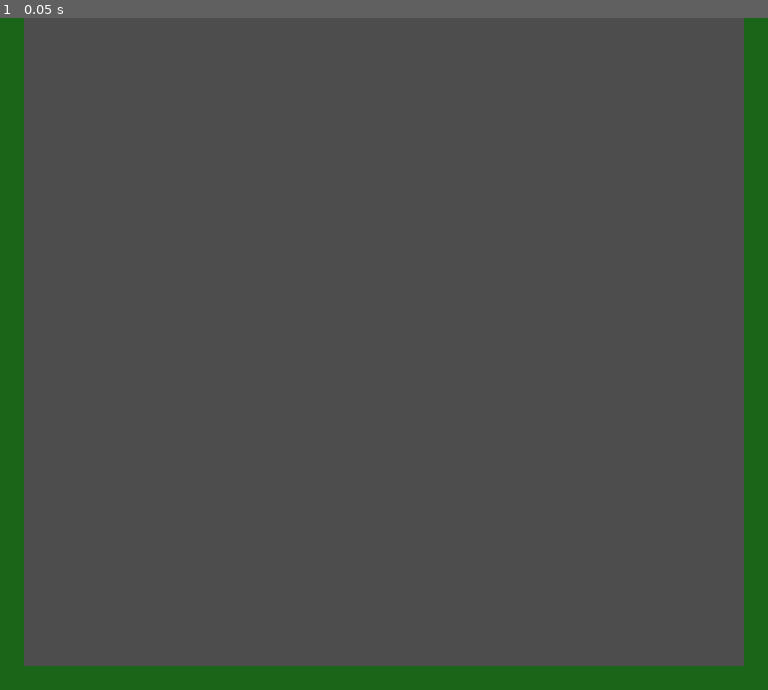
Above: before the commit, frame 1.
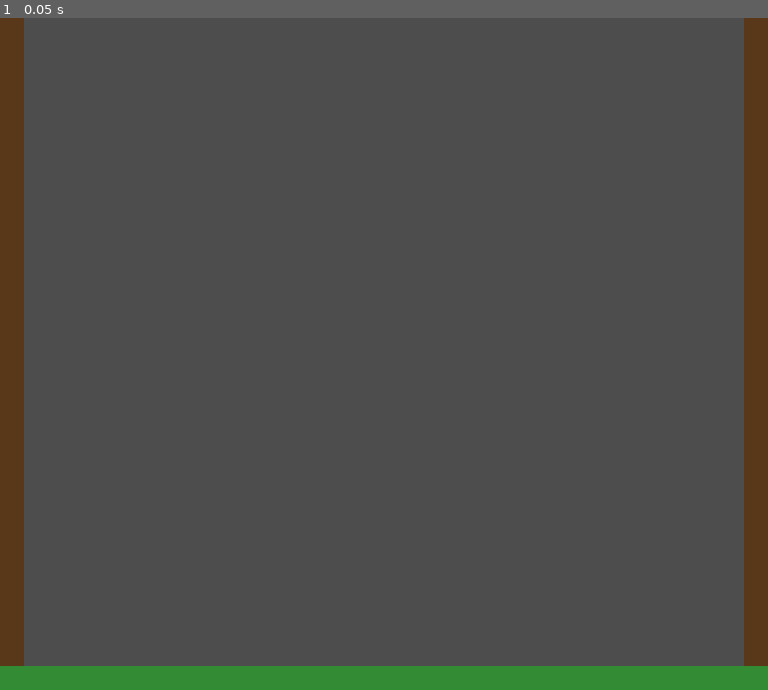
Above: after the commit, the same moment.

Repository: nocooldog/FC-Zelda-remake
Game: Godot game, scene res://scenes/main.tscn
Two runs of this game, one before a commit and one after it. Both use one fixed random seed, a clock stepped at 60 frames per second and the inputs below.
Inputs:
- Up to frame 1 (0.05 s): no input

The runs differ from the first frame. In frame 1, 9.6% of the frame differs, in the area x 0-100%, y 0-100%.
Error after the commit: Parse Error: Identifier "gravity_scale" not declared in the current scope. (res://scripts/player.gd:9)

Commit message:
fix: 玩家不可见 - Polygon2D替代Sprite2D+ColorRect，关闭重力
- player.tscn: Polygon2D 橙色方块替代 Sprite2D+ColorRect子节点
- player.gd: gravity_scale=0 俯视角无重力
- main.tscn: 墙壁棕色对比更明显

Diff:
--- a/src/scenes/main.tscn
+++ b/src/scenes/main.tscn
@@ -20,7 +20,7 @@
 offset_top = 0
 offset_right = 8
 offset_bottom = 224
-color = Color(0.1, 0.4, 0.1, 1)
+color = Color(0.35, 0.22, 0.1, 1)  # 棕色墙壁
 
 [node name="WallR" type="StaticBody2D" parent="."]
 
@@ -33,7 +33,7 @@
 offset_top = 0
 offset_right = 256
 offset_bottom = 224
-color = Color(0.1, 0.4, 0.1, 1)
+color = Color(0.35, 0.22, 0.1, 1)  # 棕色墙壁
 
 [node name="Floor" type="StaticBody2D" parent="."]
 
@@ -46,4 +46,4 @@
 offset_top = 216
 offset_right = 256
 offset_bottom = 224
-color = Color(0.1, 0.4, 0.1, 1)
+color = Color(0.2, 0.55, 0.2, 1)  # 深绿色地板
--- a/src/scenes/player.tscn
+++ b/src/scenes/player.tscn
@@ -12,7 +12,6 @@
 [node name="CollisionShape2D" type="CollisionShape2D" parent="."]
 shape = SubResource("Shape2D_1")
 
-[node name="Sprite2D" type="Sprite2D" parent="."]
-scale = Vector2(12, 12)
-region_enabled = true
-region_rect = Rect2(80, 0, 16, 16)
+[node name="Polygon2D" type="Polygon2D" parent="."]
+color = Color(0.9, 0.45, 0.05, 1)  # 橙色林克
+polygon = PackedVector2Array([-6, -6, 6, -6, 6, 6, -6, 6])
--- a/src/scripts/player.gd
+++ b/src/scripts/player.gd
@@ -1,9 +1,12 @@
 extends CharacterBody2D
 
-## 林克角色：四向移动 + 碰撞检测
+## 林克角色：四向移动 + 碰撞检测（俯视角）
 ## 键位：WASD / 方向键
 
 const SPEED: float = 80.0  # 像素/秒
+
+func _ready() -> void:
+	gravity_scale = 0.0  # 俯视角，无重力
 
 func _physics_process(delta: float) -> void:
 	var direction := Vector2.ZERO
@@ -23,7 +26,7 @@
 	velocity = direction * SPEED
 	move_and_slide()
 
-	# 限制在视口内（防止出界）
+	# 限制在视口内
 	var vp_rect = get_viewport_rect()
 	position.x = clamp(position.x, 8, vp_rect.size.x - 8)
 	position.y = clamp(position.y, 8, vp_rect.size.y - 8)
Not shown: 1 places in src/scenes/main.tscn that only renumber resources
